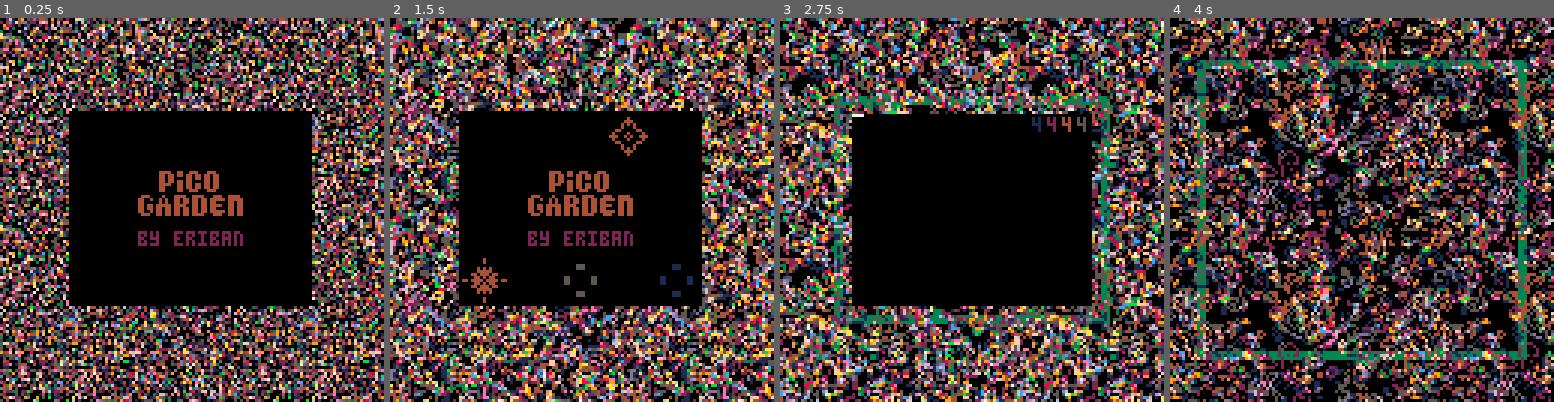
Above: before the commit, frames 1-4 (left to right).
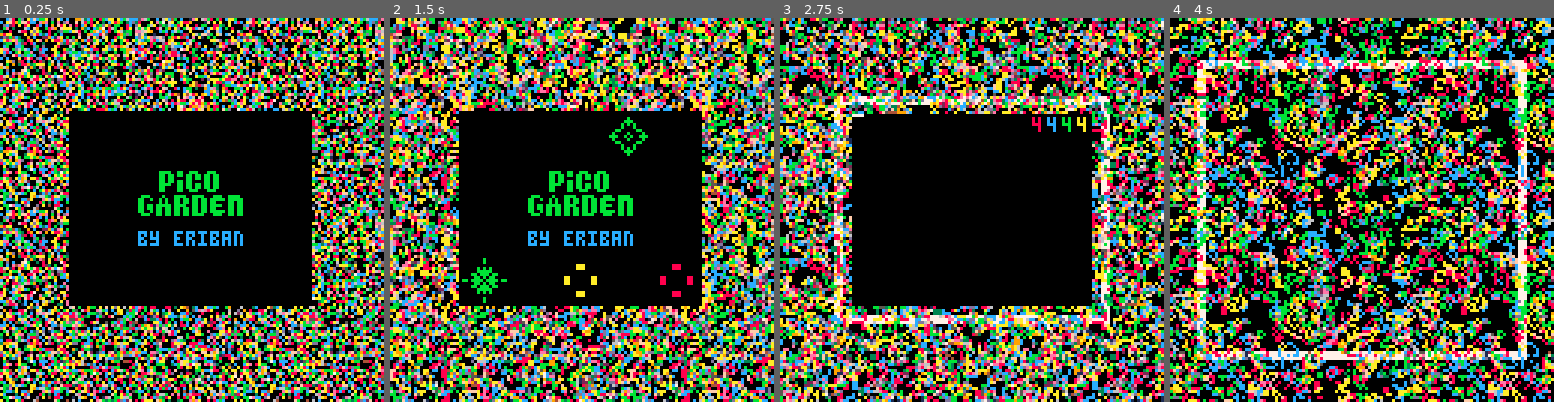
Above: after the commit, the same moments.

Repository: erwinbonsma/PicoGarden
Game: PICO-8 cartridge picogarden.p8
Same seed, same stepped clock (60 frames per second), same inputs: the game is played once before the commit and once after it.
Inputs:
- Up to frame 1 (0.25 s): no input
- Up to frame 2 (1.5 s): tap X (X key) at 0.33, 1.07 s; tap O (Z key) at 0.7 s
- Up to frame 3 (2.75 s): hold Right 1.6-2.1 s; tap O (Z key) at 1.7, 2.1, 2.5 s; tap X (X key) at 1.85 s; hold Up 2.15-2.42 s; hold Right from 2.47 s (still down)
- Up to frame 4 (4 s): tap O (Z key) at 2.9, 3.3, 3.7 s; tap X (X key) at 2.97 s; release Right at 3.03 s; hold Left 3.08-3.58 s; hold Down 3.63-3.97 s

The runs differ from the first frame. In frame 1, 41% of the frame differs, in the area x 0-100%, y 0-100%; in frame 2, 44%; in frame 3, 41%; in frame 4, 51%.

Commit message:
Switch to a happier palette

Diff:
--- a/picogarden.p8
+++ b/picogarden.p8
@@ -19,27 +19,28 @@
 cart_version=2
 
 -- colors so that:
--- - intensity increases with
---   amount of live cells
+-- - the core layer colors are
+--   on the power of two indices
 -- - the blended colors follow
 --   from the core layer colors
 --   (as much as possible)
 display_palette={
- 1,2,14,4,3,9,8,5,
- 13,6,12,15,11,10,7,0
+ 8,12,14,11,3,13,2,10,
+ 15,6,5,9,4,1,7,0
 }
 
--- colors after display-pallete
+function color_index(clr)
+ for i,c in pairs(display_palette) do
+  if (c==clr) return i
+ end
+end
+
+-- colors after display-palette
 -- modification
-c_red=7
-c_dgreen=5
-c_lgreen=13
-c_lgray=10
-c_brown=4
-c_dblue=1
-c_dgray=8
-c_purple=2
-c_lpurple=9
+c_revive_hi=color_index(7)
+c_revive_lo=color_index(5)
+c_txt=color_index(4)
+c_hilo=color_index(9)
 
 bit0=0x0.0001
 
@@ -1111,7 +1112,7 @@
  color(
   (32-state.revive_wait)*6<
   state.revive_delta and
-  c_dgreen or c_lpurple
+  c_revive_hi or c_revive_lo
  )
  for w=1,3 do
   local y1=127-y0
@@ -1194,7 +1195,7 @@
 
  if state.btnx_hold>0 then
   rectfill(34,61,95,67,0)
-  color(c_brown)
+  color(c_txt)
   cprint("hold ❎ to exit",62)
  end
 end
@@ -1369,7 +1370,7 @@
   x+=1
  end
 
- color(c_brown)
+ color(c_txt)
  local y=59
  local autoplay=(
   state.num_revives==0
@@ -1407,7 +1408,7 @@
  if state.show_loscore then
   color(
    state.loscore==state.score
-   and c_red or c_dgray
+   and c_hilo or c_txt
   )
   rprint("lo-score",66,y)
   rprint(
@@ -1418,8 +1419,8 @@
  if state.show_hiscore then
   color(
    state.hiscore[autoplay]==
-   state.score
-   and c_dgreen or c_dgray
+    state.score
+   and c_hilo or c_txt
   )
   rprint("hi-score",66,y)
   rprint(
@@ -1480,7 +1481,7 @@
  rectfill(23,31,103,95,0)
 
  spr(3,46,51,5,2)
- color(c_purple)
+ color(2)
  cprint("by eriban",71)
 
  local x=0
@@ -1541,7 +1542,7 @@
 
  spr(3,14,20,5,2)
 
- color(c_dgray)
+ color(2)
  print("by eriban",14,42)
 end
 
@@ -1564,12 +1565,12 @@
 0000000000450f012450700000000000000000000000000000000000000000000000000000000000000000000000000000000000000000000000000000000000
 00000000000000000000000000000000000000000000000000000000000000000000000000000000000000000000000000000000000000000000000000000000
 00000000000000000000000000000000000000000000000000000000000000000000000000000000000000000000000000000000000000000000000000000000
-00000000000000000000000000000000000000000000000000000000000000000000000000000000000000000000000000000000000000000000000000000000
-00000000000000000000000000000000000000000000000000000000000000000000000000000000000000000000000000000000000000000000000000000000
-00000000000000000000000000000000000000000000000000000000000000000000000000000000000000000000000000000000000000000000000000000000
-00000000000000000000000000000000000000000000000000000000000000000000000000000000000000000000000000000000000000000000000000000000
-00000000000000000000000000000000000000000000000000000000000000000000000000000000000000000000000000000000000000000000000000000000
-00000000000000000000000000000000000000000000000000000000000000000000000000000000000000000000000000000000000000000000000000000000
+000000008c000e08cb00200000000000000000000000000000000000000000000000000000000000000000000000000000000000000000000000000000000000
+0000000080b00308c0a0500000000000000000000000000000000000000000000000000000000000000000000000000000000000000000000000000000000000
+000000000cb00d080ba0400000000000000000000000000000000000000000000000000000000000000000000000000000000000000000000000000000000000
+00000000800a0f00cba0100000000000000000000000000000000000000000000000000000000000000000000000000000000000000000000000000000000000
+000000000c0a06000000000000000000000000000000000000000000000000000000000000000000000000000000000000000000000000000000000000000000
+0000000000ba0908cba0700000000000000000000000000000000000000000000000000000000000000000000000000000000000000000000000000000000000
 00000000000000000000000000000000000000000000000000000000000000000000000000000000000000000000000000000000000000000000000000000000
 00000000000000000000000000000000000000000000000000000000000000000000000000000000000000000000000000000000000000000000000000000000
 00000000000000000000000000000000000000000000000000000000000000000000000000000000000000000000000000000000000000000000000000000000
Not shown, changed: the thumbnail (__label__) section of picogarden.p8
